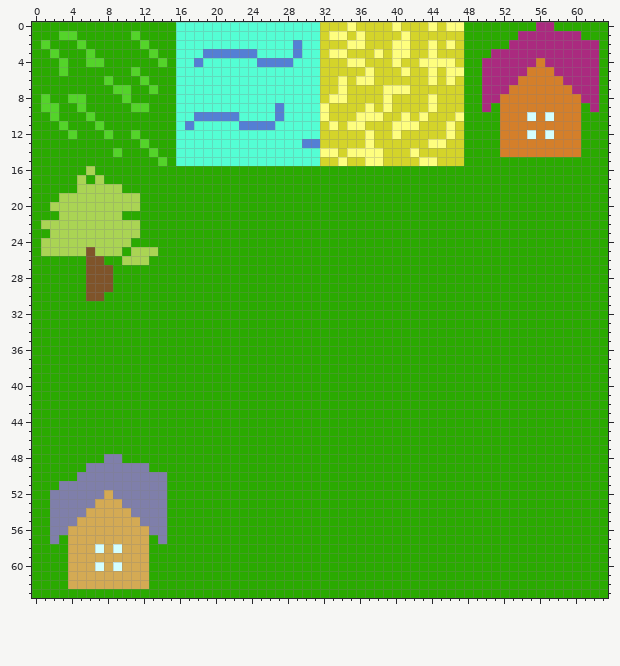
Pixel-art sprite, stored at scenes/colony/tiletiles.png. The first picture shows the starting point.
The file is 64x64 pixels.
Now the later version:
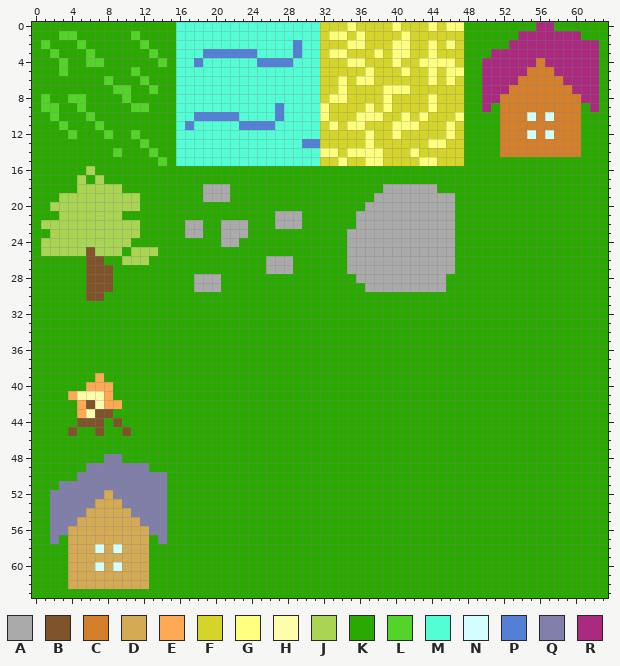
Palette (. is transparent): A #aaaaaa  B #7f542a  C #d47f2a  D #d4aa54  E #feaa54  F #d4d42a  G #fefe7f  H #fefeaa  J #aad454  K #2aaa00  L #54d42a  M #54fed4  N #d4fefe  P #547fd4  Q #7f7faa  R #aa2a7f
Diff:
{"y":18,"x":19,"old":"KKK","new":"AAA"}
{"y":18,"x":39,"old":"KKKKKK","new":"AAAAAA"}
{"y":19,"x":19,"old":"KKK","new":"AAA"}
{"y":19,"x":38,"old":"KKKKKKKKK","new":"AAAAAAAAA"}
{"y":20,"x":37,"old":"KKKKKKKKKK","new":"AAAAAAAAAA"}
{"y":21,"x":27,"old":"KKK","new":"AAA"}
{"y":21,"x":36,"old":"KKKKKKKKKKK","new":"AAAAAAAAAAA"}
{"y":22,"x":17,"old":"KK","new":"AA"}
{"y":22,"x":21,"old":"KKK","new":"AAA"}
{"y":22,"x":27,"old":"KKK","new":"AAA"}
{"y":22,"x":36,"old":"KKKKKKKKKKK","new":"AAAAAAAAAAA"}
{"y":23,"x":17,"old":"KK","new":"AA"}
{"y":23,"x":21,"old":"KKK","new":"AAA"}
{"y":23,"x":35,"old":"KKKKKKKKKKKK","new":"AAAAAAAAAAAA"}
{"y":24,"x":21,"old":"KK","new":"AA"}
{"y":24,"x":35,"old":"KKKKKKKKKKKK","new":"AAAAAAAAAAAA"}
{"y":25,"x":35,"old":"KKKKKKKKKKKK","new":"AAAAAAAAAAAA"}
{"y":26,"x":26,"old":"KKK","new":"AAA"}
{"y":26,"x":35,"old":"KKKKKKKKKKKK","new":"AAAAAAAAAAAA"}
{"y":27,"x":26,"old":"KKK","new":"AAA"}
{"y":27,"x":35,"old":"KKKKKKKKKKKK","new":"AAAAAAAAAAAA"}
{"y":28,"x":18,"old":"KKK","new":"AAA"}
{"y":28,"x":36,"old":"KKKKKKKKKK","new":"AAAAAAAAAA"}
{"y":29,"x":18,"old":"KKK","new":"AAA"}
{"y":29,"x":37,"old":"KKKKKKKKK","new":"AAAAAAAAA"}
{"y":39,"x":7,"old":"K","new":"E"}
{"y":40,"x":6,"old":"KKK","new":"EEE"}
{"y":41,"x":4,"old":"KKKKK","new":"EHHHE"}
{"y":42,"x":5,"old":"KKKKK","new":"EBHEE"}
{"y":43,"x":5,"old":"KKKK","new":"EHBB"}
{"y":44,"x":5,"old":"KKK","new":"BBB"}
{"y":44,"x":9,"old":"K","new":"B"}
{"y":45,"x":4,"old":"K","new":"B"}
{"y":45,"x":7,"old":"K","new":"B"}
{"y":45,"x":10,"old":"K","new":"B"}
{"label":"changed","picture_box":[185,184,302,292]}
{"label":"changed","picture_box":[347,184,455,292]}
{"label":"changed","picture_box":[68,373,131,436]}
